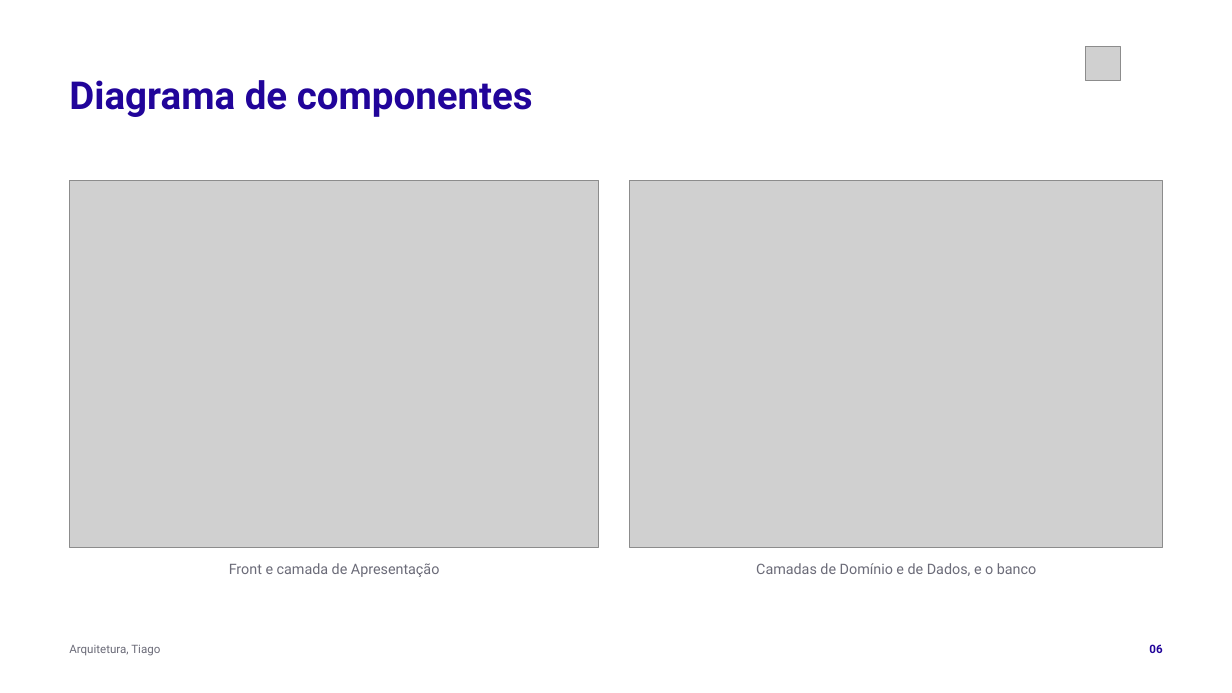
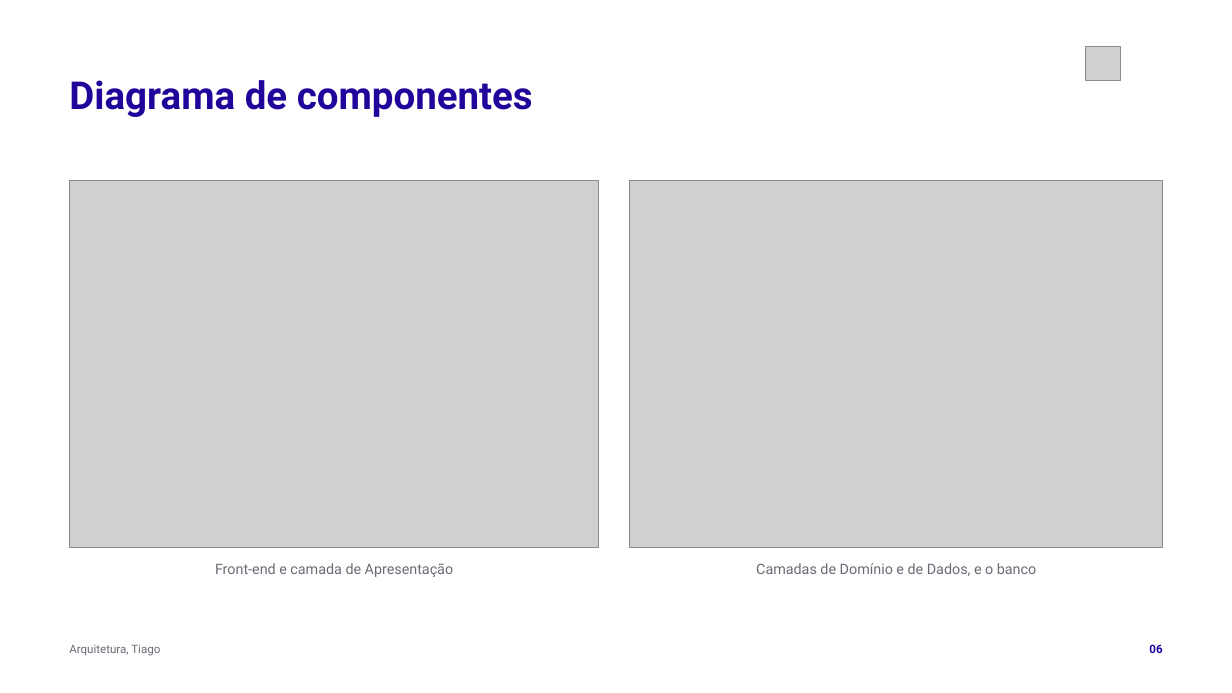
Before and after one commit to tcpassos/invite-app, a slide deck: slide 6 of trabalhos/T3-Apresentacao-Intermediaria.pptx. Drawn at 1232x693 pixels with LibreOffice and Linux fonts; fonts in the diff are those of the drawing; grey boxes stand for pictures. Boxes give left, top, right and bottom in pixels: in the first picture for what was removed or moved away, otherwise in the second. Text is boxed around its words. In the diff, an @@ line names an element or a change of style, - is before the commit and + after.

```diff
--- a/trabalhos/T3-Apresentacao-Intermediaria.pptx
+++ b/trabalhos/T3-Apresentacao-Intermediaria.pptx
@@ text at [215,563,454,577]: text changed @@
-Front e camada de Apresentação
+Front-end e camada de Apresentação
```
Also in this commit, not shown: 5 other slides changed, 3 other files.
